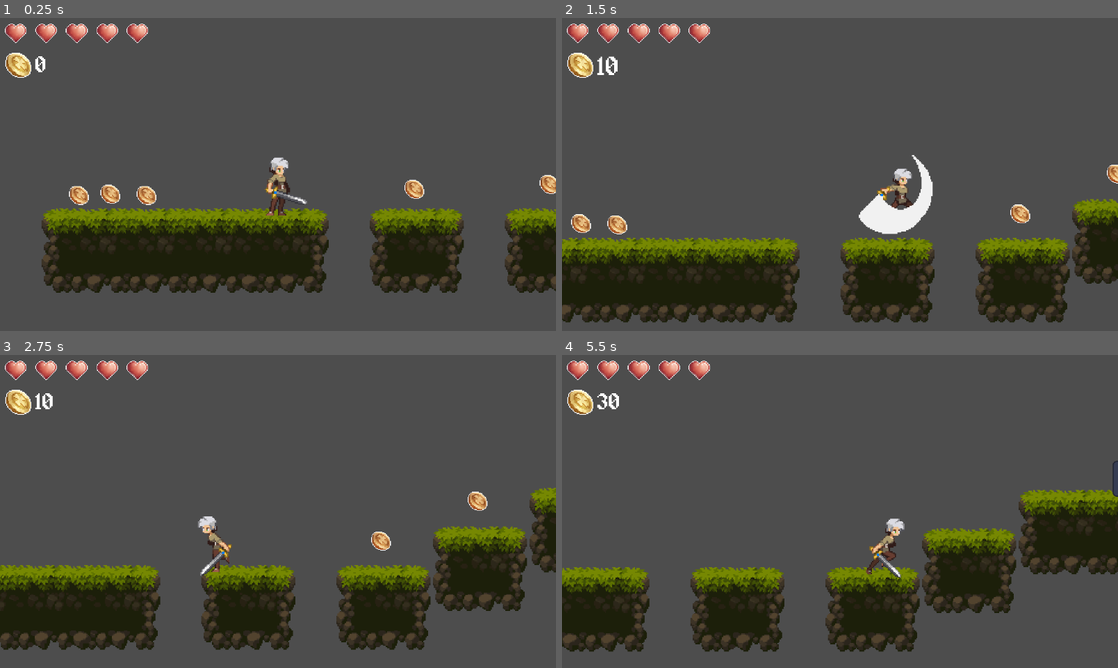
Above: before the commit, frames 1-4 (two rows, left to right).
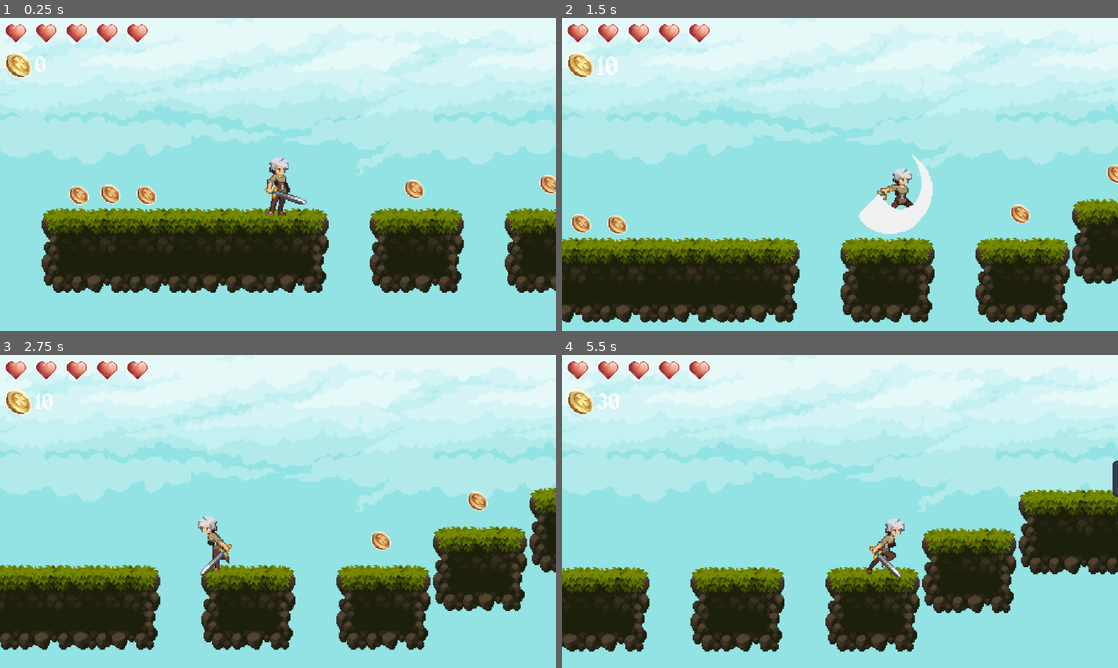
Above: after the commit, the same moments.

Repository: jpsalim21/GodotINOVA
Game: Godot game, scene res://Cenas/Cena.tscn
Two runs of this game, one before a commit and one after it. Both use one fixed random seed, a clock stepped at 60 frames per second and the inputs below. The engine's default icon, where the game draws it, is replaced by a stand-in: a white triangle on a blue panel in a dark square. Sound files missing from this copy of the repository are replaced by a short silence.
Inputs:
- Up to frame 1 (0.25 s): no input
- Up to frame 2 (1.5 s): hold Right (ui_right) from 0.53 s (still down); tap J (Atacar) at 0.6, 1.35 s; tap Space (ui_select) at 0.77 s
- Up to frame 3 (2.75 s): tap Space (ui_select) at 1.52 s; release Right (ui_right) at 2.03 s; hold Left (ui_left) from 2.03 s (still down); tap J (Atacar) at 2.1 s
- Up to frame 4 (5.5 s): release Left (ui_left) at 2.78 s; hold Right (ui_right) 2.78-4.28 s; tap J (Atacar) every 0.75 s from 2.85 to 5.1 s; tap Space (ui_select) at 3.02, 3.77, 4.52 s; hold Left (ui_left) 4.28-5.03 s; hold Right (ui_right) from 5.03 s (still down)

The runs differ from the first frame. In frame 1, 78% of the frame differs, in the area x 0-100%, y 0-100%; in frame 2, 76%; in frame 3, 78%; in frame 4, 78%.

Commit message:
Adiciona tela inicial, usando styles do UI

Diff:
--- a/Cenas/Cena.tscn
+++ b/Cenas/Cena.tscn
@@ -1435,7 +1435,6 @@
 
 [node name="Fundo" type="CanvasLayer" parent="."]
 layer = -1
-visible = false
 
 [node name="TextureRect" type="TextureRect" parent="Fundo"]
 anchors_preset = 15
--- /dev/null
+++ b/Cenas/MenuInicial.tscn
@@ -0,0 +1,82 @@
+[gd_scene load_steps=4 format=3 uid="uid://drnpm0ke65fk8"]
+
+[ext_resource type="FontFile" uid="uid://5ean8rxmtb5" path="res://Sprites/alagard.ttf" id="1_lekon"]
+[ext_resource type="Theme" uid="uid://c67hcb4kgcofc" path="res://TemaUI/UITema.tres" id="2_8p1tq"]
+[ext_resource type="Texture2D" uid="uid://dy8gglsx36i5s" path="res://Sprites/Background/Background.png" id="3_u5r2c"]
+
+[node name="Control" type="Control"]
+layout_mode = 3
+anchors_preset = 15
+anchor_right = 1.0
+anchor_bottom = 1.0
+grow_horizontal = 2
+grow_vertical = 2
+
+[node name="TextureRect" type="TextureRect" parent="."]
+layout_mode = 1
+anchors_preset = 15
+anchor_right = 1.0
+anchor_bottom = 1.0
+grow_horizontal = 2
+grow_vertical = 2
+texture = ExtResource("3_u5r2c")
+
+[node name="MarginContainer" type="MarginContainer" parent="."]
+layout_mode = 1
+anchors_preset = 15
+anchor_right = 1.0
+anchor_bottom = 1.0
+grow_horizontal = 2
+grow_vertical = 2
+theme_override_constants/margin_left = 145
+theme_override_constants/margin_top = 120
+theme_override_constants/margin_right = 145
+theme_override_constants/margin_bottom = 55
+
+[node name="VBoxContainer" type="VBoxContainer" parent="MarginContainer"]
+layout_mode = 2
+theme_override_constants/separation = 1
+
+[node name="Título" type="RichTextLabel" parent="MarginContainer/VBoxContainer"]
+self_modulate = Color(0.121569, 0.121569, 0.121569, 1)
+layout_mode = 2
+size_flags_vertical = 3
+theme_override_fonts/normal_font = ExtResource("1_lekon")
+theme_override_font_sizes/normal_font_size = 90
+bbcode_enabled = true
+text = "[center]INOVAGames
+Godot"
+scroll_active = false
+
+[node name="MarginContainer" type="MarginContainer" parent="MarginContainer/VBoxContainer"]
+layout_mode = 2
+theme_override_constants/margin_left = 200
+theme_override_constants/margin_right = 200
+
+[node name="VBoxContainer" type="VBoxContainer" parent="MarginContainer/VBoxContainer/MarginContainer"]
+layout_mode = 2
+theme_override_constants/separation = 15
+
+[node name="Jogar" type="Button" parent="MarginContainer/VBoxContainer/MarginContainer/VBoxContainer"]
+layout_mode = 2
+size_flags_vertical = 3
+theme = ExtResource("2_8p1tq")
+theme_override_fonts/font = ExtResource("1_lekon")
+theme_override_font_sizes/font_size = 61
+text = "Jogar"
+
+[node name="Opcoes" type="Button" parent="MarginContainer/VBoxContainer/MarginContainer/VBoxContainer"]
+layout_mode = 2
+size_flags_vertical = 3
+theme = ExtResource("2_8p1tq")
+theme_override_fonts/font = ExtResource("1_lekon")
+theme_override_font_sizes/font_size = 61
+text = "Options"
+
+[node name="Sair" type="Button" parent="MarginContainer/VBoxContainer/MarginContainer/VBoxContainer"]
+layout_mode = 2
+size_flags_vertical = 3
+theme = ExtResource("2_8p1tq")
+theme_override_fonts/font = ExtResource("1_lekon")
+theme_override_font_sizes/font_size = 61
+text = "Sair"
--- /dev/null
+++ b/TemaUI/UITema.tres
@@ -0,0 +1,33 @@
+[gd_resource type="Theme" load_steps=4 format=3 uid="uid://c67hcb4kgcofc"]
+
+[sub_resource type="StyleBoxFlat" id="StyleBoxFlat_bj77d"]
+bg_color = Color(0.45098, 0.635294, 0.85098, 1)
+border_width_bottom = 10
+border_color = Color(0.215686, 0.258824, 0.619608, 1)
+corner_radius_top_left = 10
+corner_radius_top_right = 10
+corner_radius_bottom_right = 10
+corner_radius_bottom_left = 10
+
+[sub_resource type="StyleBoxFlat" id="StyleBoxFlat_2rnrq"]
+bg_color = Color(0.137255, 0.470588, 0.85098, 1)
+border_width_bottom = 10
+border_color = Color(0.0980392, 0.152941, 0.619608, 1)
+corner_radius_top_left = 10
+corner_radius_top_right = 10
+corner_radius_bottom_right = 10
+corner_radius_bottom_left = 10
+
+[sub_resource type="StyleBoxFlat" id="StyleBoxFlat_lry71"]
+bg_color = Color(0.137255, 0.470588, 0.85098, 1)
+border_width_bottom = 5
+border_color = Color(0.0980392, 0.152941, 0.619608, 1)
+corner_radius_top_left = 10
+corner_radius_top_right = 10
+corner_radius_bottom_right = 10
+corner_radius_bottom_left = 10
+
+[resource]
+Button/styles/hover = SubResource("StyleBoxFlat_bj77d")
+Button/styles/normal = SubResource("StyleBoxFlat_2rnrq")
+Button/styles/pressed = SubResource("StyleBoxFlat_lry71")
